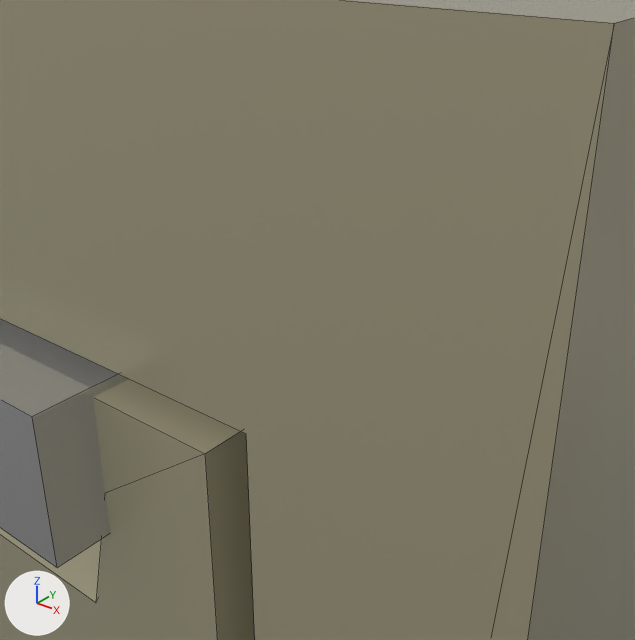
The Blender file Assets/Objects/CabinetTall.blend as it was, and as the next commit left it.
Both versions are drawn from a camera (50 mm lens) standing at (-4.122, 6.912, 20.601) and looking at (-4.685, 7.616, 20.165). Every picture has the same lights, and +X, +Y and +Z are marked at lower left. Mesh edges are drawn as thin lines.

Objects in the first picture: 'Cabinet', 'Drawer1', 'Drawer1.001'.
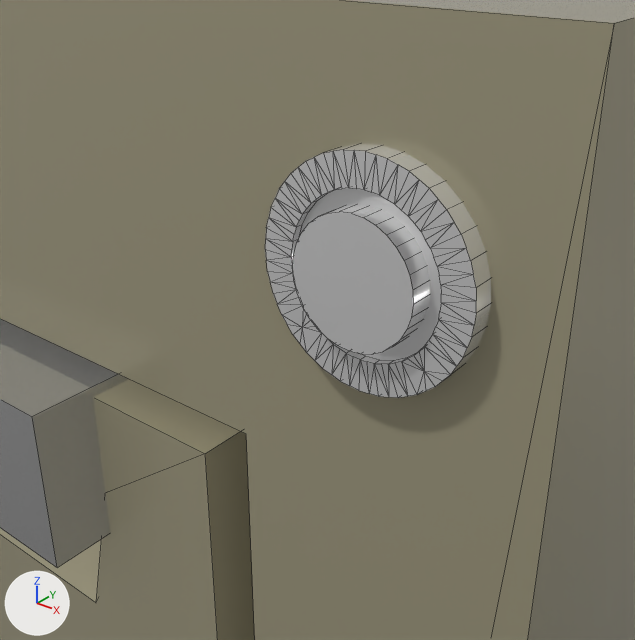
What changed in the scene script:
```text
Add mat_material_005:
    mat_material_005 = principled_material('Material.005')
    mat_material_005.base_color = (1.0, 1.0, 1.0)  # white #ffffff
    mat_material_005.metallic = 0.708
    mat_material_005.roughness = 0.106
Add me_circle_001:
    me_circle_001.from_pydata(...)  # a 32-sided cylinder along z spanning x -1.0..1.0, y -1.0..1.0, z 0.0..0.42
    me_circle_001.polygons.foreach_set('use_smooth', [True] * 34)
    me_circle_001.materials.append(mat_material_005)  # white #ffffff
Add me_circle:
    me_circle.from_pydata(...)  # 194 vertices, 198 faces; spans x -1.0..1.0, y -1.0..1.0, z 0.0..0.42
    me_circle.polygons.foreach_set('use_smooth', [True] * 198)
    me_circle.materials.append(mat_material_005)  # white #ffffff
Add ob_circle_001:
    ob_circle_001 = bpy.data.objects.new('Circle.001', me_circle_001)
    ob_circle_001.location = (-4.651, 7.681, 20.213)
    ob_circle_001.rotation_euler = (-1.571, 0.0, 0.0)  # degrees (-90, 0, 0)
    ob_circle_001.scale = (-0.0827, -0.0827, -0.121)
Add ob_circle:
    ob_circle = bpy.data.objects.new('Circle', me_circle)
    ob_circle.location = (-4.651, 7.714, 20.213)
    ob_circle.rotation_euler = (-1.571, 0.0, 0.0)  # degrees (-90, 0, 0)
    ob_circle.scale = (-0.145, -0.145, -0.145)
```

Boxes [x1, y1, x2, y2] around the edits, measured in the pictures (635 x 640 px):
'Circle', added
    after: [265, 144, 491, 398]
'Circle.001', added
    after: [293, 204, 430, 355]
